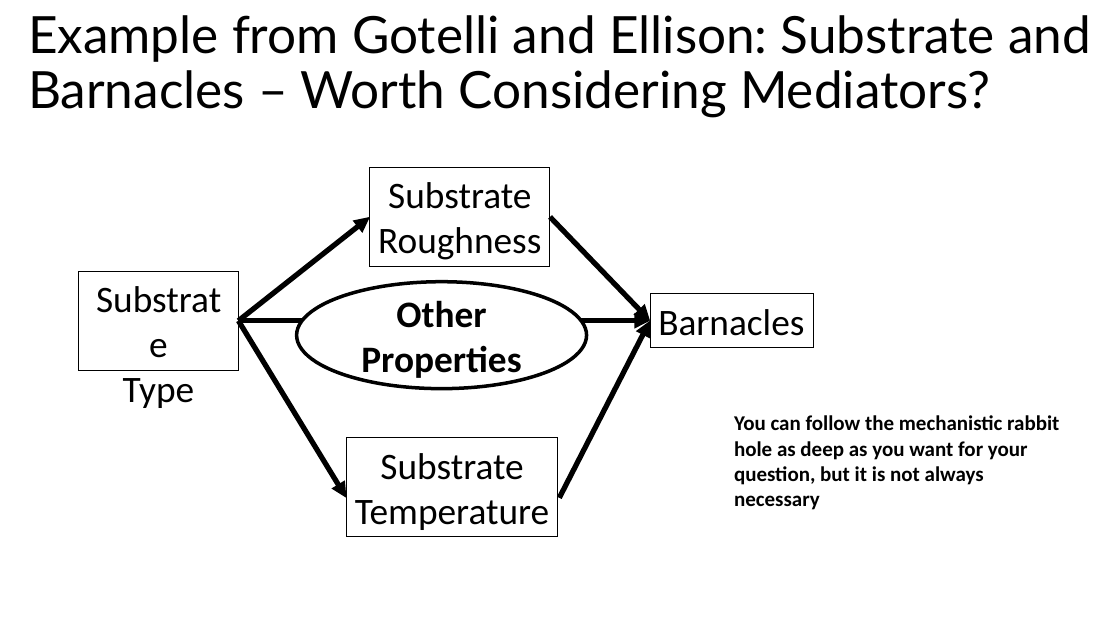
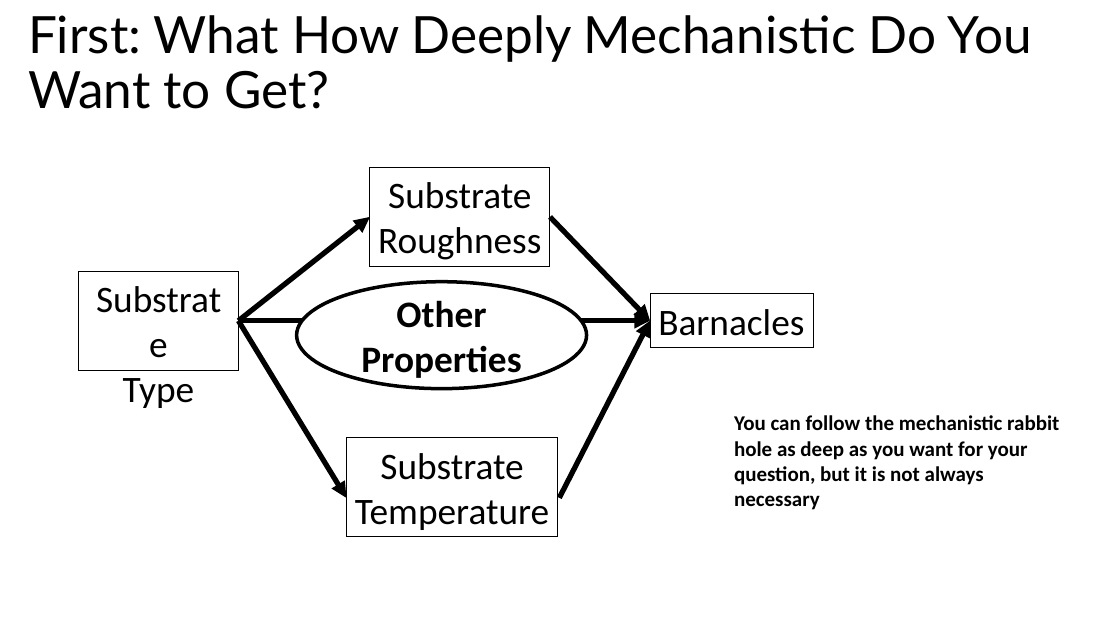
Before and after one commit to biol607/biol607.github.io, a slide deck: slide 5 of lectures/causality_experiments.pptx (slide 4 before the commit). Drawn at 1120x630 pixels with LibreOffice and Linux fonts; fonts in the diff are those of the drawing. Boxes give left, top, right and bottom in pixels: in the first picture for what was removed or moved away, otherwise in the second. Text is boxed around its words. In the diff, an @@ line names an element or a change of style, - is before the commit and + after.

```diff
--- a/lectures/causality_experiments.pptx
+++ b/lectures/causality_experiments.pptx
@@ title at (28, 15, 1032, 109): text changed @@
-Example from Gotelli and Ellison: Substrate and Barnacles – Worth Considering Mediators?
+First: What How Deeply Mechanistic Do You Want to Get?
```
Also in this commit, not shown: 6 other slides changed, 7 slides added, 2 slides removed, 2 other files.
